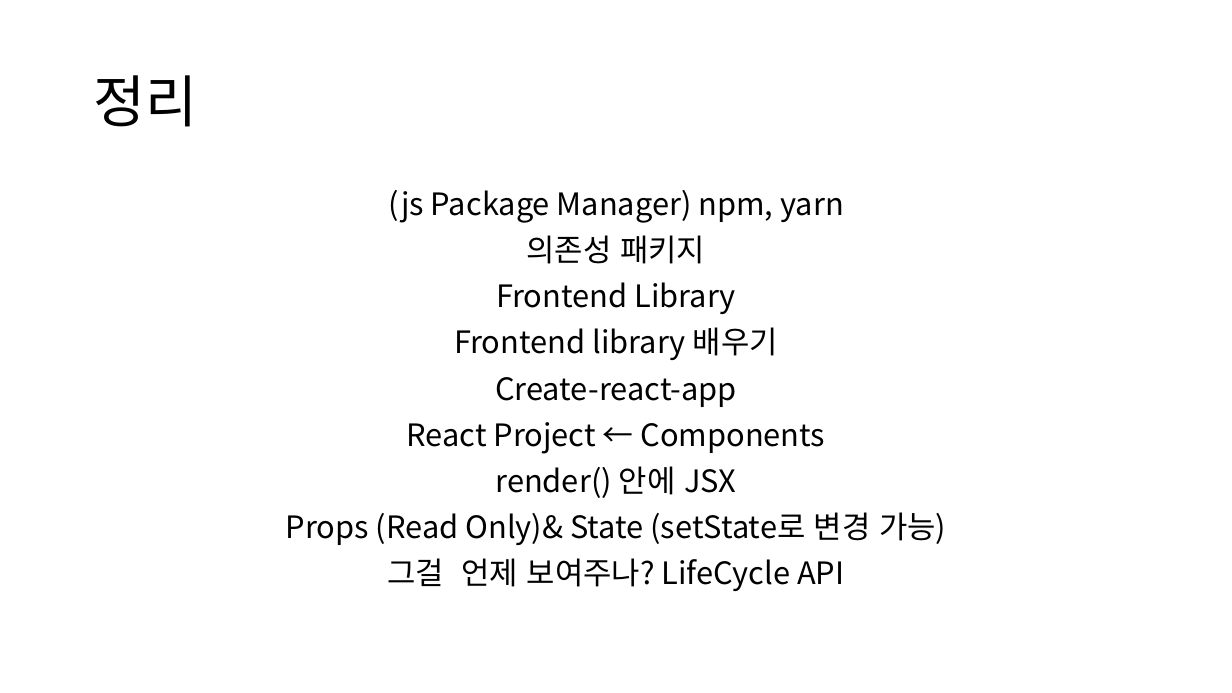
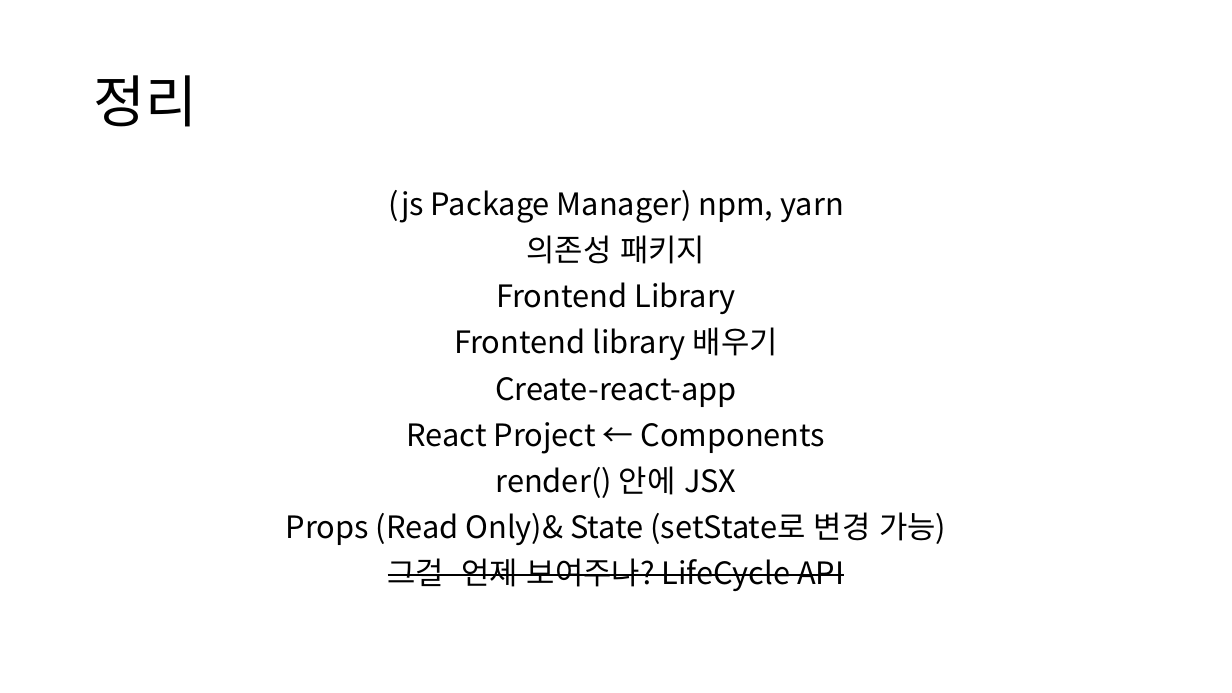
Before and after one commit to ctrl-z-won/Dev-Log, a slide deck: slide 28 of react/ctrlz2-0320.pptx. Drawn at 1232x693 pixels with LibreOffice and Linux fonts; fonts in the diff are those of the drawing. Boxes give left, top, right and bottom in pixels: in the first picture for what was removed or moved away, otherwise in the second. Text is boxed around its words. In the diff, an @@ line names an element or a change of style, - is before the commit and + after.

```diff
--- a/react/ctrlz2-0320.pptx
+++ b/react/ctrlz2-0320.pptx
@@ text at (388,558,844,591): strikethrough on in "그걸 언제 보여주나? LifeCycle API" @@
```
Also in this commit, not shown: 10 other files.
